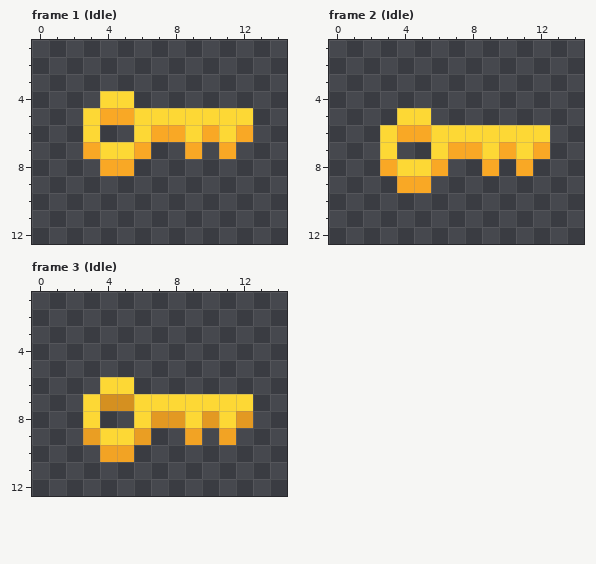
A pixel-art file gets an edit: Items/Key/tot-key.aseprite. Above: the version before the commit.
16x16 pixels, 3 frames. Colours within 5 levels of each other are drawn and written as one. Shown: frame 1 (Idle): x 0..14, y 1..12; frame 2 (Idle): x 0..14, y 1..12; frame 3 (Idle): x 0..14, y 1..12.
After:
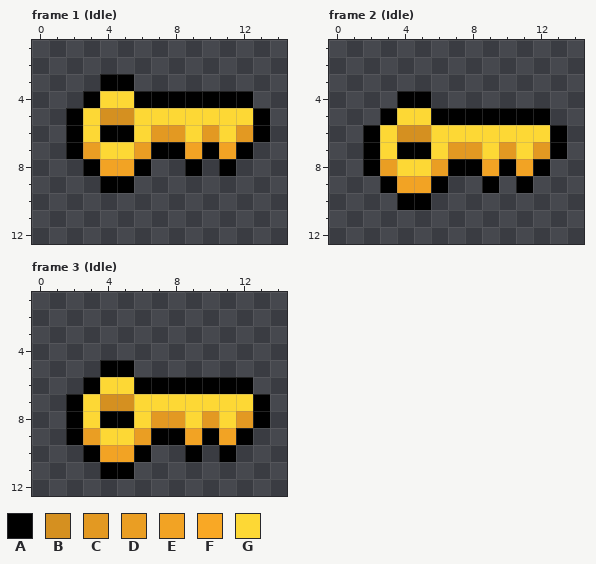
Palette (. is transparent): A #000000  B #d59020  C #e39922  D #ea9e23  E #f2a324  F #f9a825  G #fdd835
The edit:
layer "Flattened" added
layer "Layer 1" removed
Changed rows in their new state; - is an unchanged pixel.
Frame 1 (Idle), layer "Flattened":
first column x 2:
 3 --AA--------
 4 -A--AAAAAAA-
 5 A-BB-------A
 6 A-AA-CC-C-CA
 7 AD--DAAEAEA-
 8 -AEEA--A-A--
 9 --AA--------
Frame 2 (Idle), layer "Flattened":
first column x 2:
 4 --AA--------
 5 -A--AAAAAAA-
 6 A-BB-------A
 7 A-AA-CC-C-CA
 8 AD--DAAEAEA-
 9 -AEEA--A-A--
10 --AA--------
Frame 3 (Idle), layer "Flattened":
first column x 2:
 5 --AA--------
 6 -A--AAAAAAA-
 7 A----------A
 8 A-AA-------A
 9 A----AA-A-A-
10 -A--A--A-A--
11 --AA--------
